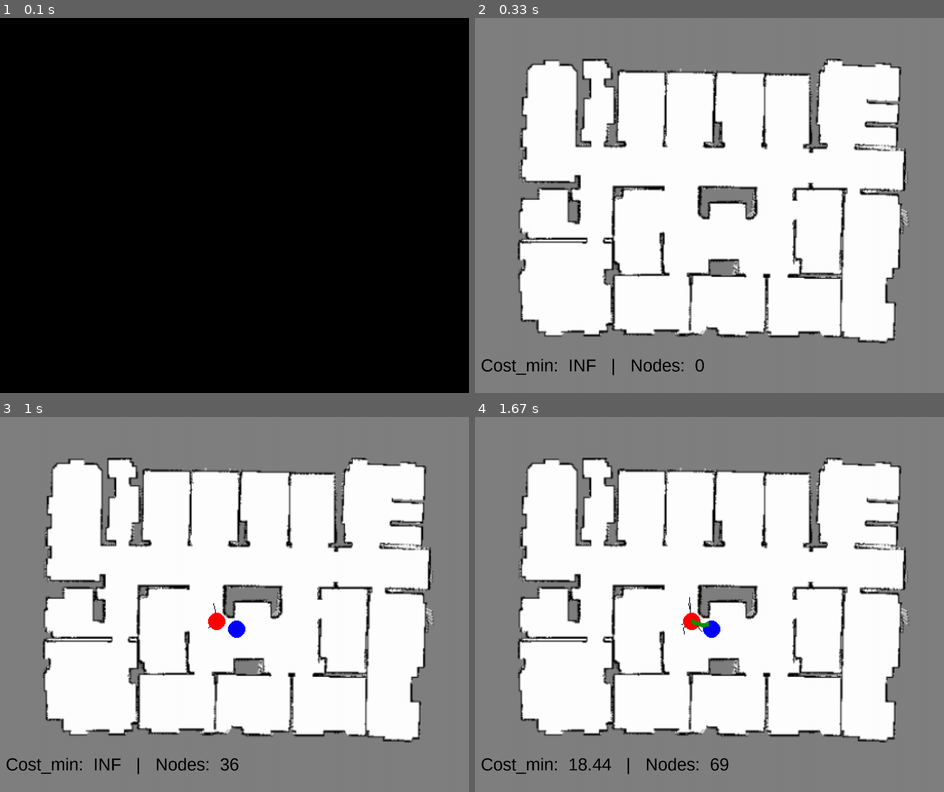
Above: before the commit, frames 1-4 (two rows, left to right).
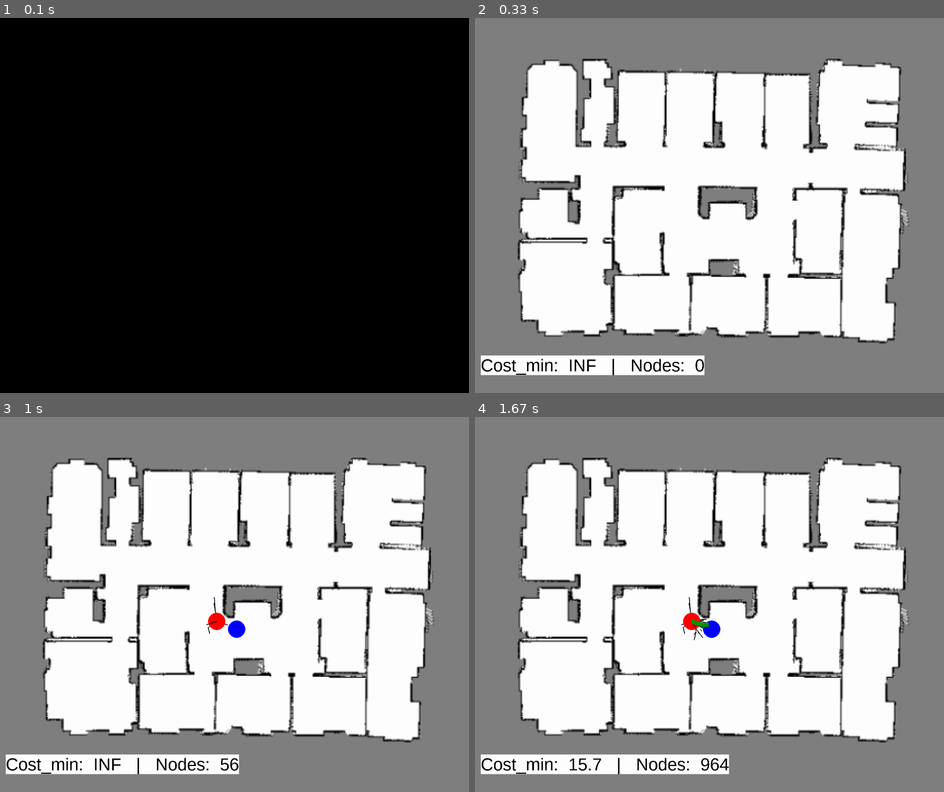
Above: after the commit, the same moments.

Repository: soraxas/sbp-env
Game: pygame game, started from rrtstar.py
Same seed, same stepped clock (60 frames per second), same inputs: the game is played once before the commit and once after it.
Inputs (mouse positions are in pixels of both pictures, inside the frame that each line leads up to):
- Up to frame 1 (0.1 s): no input
- Up to frame 2 (0.33 s): no input
- Up to frame 3 (1 s): click (215, 619) at 0.38 s; click (239, 630) at 0.72 s
- Up to frame 4 (1.67 s): no input

Frame 1 is identical in both runs. In frame 2, 2.2% of the frame differs, in the area x 1-49%, y 90-96%; in frame 3, 2.4%; in frame 4, 2.7%, in the area x 1-55%, y 48-96%.

Commit message:
High performance optimized

Diff:
--- a/checkCollision.py
+++ b/checkCollision.py
@@ -1,4 +1,62 @@
 import numpy as np
+
+def get_line(start, end):
+    """Bresenham's Line Algorithm
+    Produces a list of tuples from start and end
+
+    >>> points1 = get_line((0, 0), (3, 4))
+    >>> points2 = get_line((3, 4), (0, 0))
+    >>> assert(set(points1) == set(points2))
+    >>> print points1
+    [(0, 0), (1, 1), (1, 2), (2, 3), (3, 4)]
+    >>> print points2
+    [(3, 4), (2, 3), (1, 2), (1, 1), (0, 0)]
+    http://www.roguebasin.com/index.php?title=Bresenham%27s_Line_Algorithm
+    """
+    # Setup initial conditions
+    x1, y1 = start
+    x2, y2 = end
+    dx = x2 - x1
+    dy = y2 - y1
+
+    # Determine how steep the line is
+    is_steep = abs(dy) > abs(dx)
+
+    # Rotate line
+    if is_steep:
+        x1, y1 = y1, x1
+        x2, y2 = y2, x2
+
+    # Swap start and end points if necessary and store swap state
+    swapped = False
+    if x1 > x2:
+        x1, x2 = x2, x1
+        y1, y2 = y2, y1
+        swapped = True
+
+    # Recalculate differentials
+    dx = x2 - x1
+    dy = y2 - y1
+
+    # Calculate error
+    error = int(dx / 2.0)
+    ystep = 1 if y1 < y2 else -1
+
+    # Iterate over bounding box generating points between start and end
+    y = y1
+    points = []
+    for x in range(x1, x2 + 1):
+        coord = (y, x) if is_steep else (x, y)
+        points.append(coord)
+        error -= abs(dy)
+        if error < 0:
+            y += ystep
+            error += dx
+
+    # Reverse the list if the coordinates were swapped
+    if swapped:
+        points.reverse()
+    return points
 
 def lineGenerationAlgorithm(p1, p2):
     pixels = []
@@ -8,6 +66,8 @@
     # given 2 points, return a list that contain all pixel within the two point
     dx = p2[0] - p1[0]
     dy = p2[1] - p1[1]
+
+    dp = p2-p1
 
     if abs(dx) > abs(dy):
         steps = abs(dx)
@@ -29,7 +89,8 @@
 def checkIntersect(nodeA,nodeB,img):
     white = 255, 255, 255
     # get list of pixel between node A and B
-    pixels = lineGenerationAlgorithm(nodeA.pos, nodeB.pos)
+    # pixels = lineGenerationAlgorithm(nodeA.pos, nodeB.pos)
+    pixels = get_line(nodeA.pos.astype(int), nodeB.pos.astype(int))
 
     # check that all pixel are white (free space)
     for p in pixels:
--- a/rrtstar.py
+++ b/rrtstar.py
@@ -87,11 +87,11 @@
     for i in range(len(nodes)):
         p = nodes[i]
         if checkIntersect(p, newnode, img) and p != newnode.parent and dist(p.pos, newnode.pos) < RADIUS and newnode.cost + dist(p.pos, newnode.pos) < p.cost:
-            pygame.draw.line(screen, white, p.pos, p.parent.pos)
+            pygame.draw.line(screen, white, p.pos*SCALING, p.parent.pos*SCALING, SCALING)
             p.parent = newnode
             p.cost = newnode.cost + dist(p.pos, newnode.pos)
             nodes[i] = p
-            pygame.draw.line(screen, black, p.pos, newnode.pos)
+            pygame.draw.line(screen, black, p.pos*SCALING, newnode.pos*SCALING, SCALING)
     return nodes
 
 # to force drawSolutionPath only draw once for every new solution
@@ -109,7 +109,7 @@
         if dist(p.pos, goal.pos) < dist(nn.pos, goal.pos):
             nn = p
     while nn != start:
-        pygame.draw.line(screen, green, nn.pos, nn.parent.pos, 5)
+        pygame.draw.line(screen, green, nn.pos*SCALING, nn.parent.pos*SCALING, 5*SCALING)
         nn = nn.parent
 
 
@@ -162,7 +162,6 @@
     red = 255, 0, 0
     blue = 0, 0, 255
     # screen.fill(white)
-
     ################################################################################
     # text
     pygame.font.init()
@@ -175,10 +174,10 @@
     background = pygame.Surface( [XDIM, YDIM] )
     background.blit(img,(0,0))
     # resize background to match windows
-    background = pygame.transform.scale(background, (XDIM * SCALING, YDIM * SCALING))
+    background = pygame.transform.scale(background, [XDIM * SCALING, YDIM * SCALING])
     ################################################################################
     # path of RRT*
-    path_layers = pygame.Surface( [XDIM, YDIM] )
+    path_layers = pygame.Surface( [XDIM * SCALING, YDIM * SCALING] )
     path_layers.fill(ALPHA_CK)
     path_layers.set_colorkey(ALPHA_CK)
     # rescale to make it bigger
@@ -187,7 +186,7 @@
     path_layers_rescale.set_colorkey(ALPHA_CK)
     ################################################################################
     # layers to store the solution path
-    solution_path_screen = pygame.Surface( [XDIM, YDIM] )
+    solution_path_screen = pygame.Surface( [XDIM * SCALING, YDIM * SCALING] )
     solution_path_screen.fill(ALPHA_CK)
     solution_path_screen.set_colorkey(ALPHA_CK)
     # rescale to make it bigger
@@ -202,23 +201,28 @@
     num_nodes = 0
 
     def update():
-        pygame.transform.scale(path_layers, (XDIM * SCALING, YDIM * SCALING), path_layers_rescale)
-        pygame.transform.scale(solution_path_screen, (XDIM * SCALING, YDIM * SCALING), solution_path_screen_rescale)
-
-        window.blit(background,(0,0))
-        window.blit(path_layers_rescale,(0,0))
-        window.blit(solution_path_screen_rescale,(0,0))
-
-        if startPt is not None:
-            pygame.draw.circle(path_layers, red, startPt.pos, GOAL_RADIUS)
-        if goalPt is not None:
-            pygame.draw.circle(path_layers, blue, goalPt.pos, GOAL_RADIUS)
-
-        _cost = 'INF' if c_max == INFINITE else round(c_max, 2)
-        text = 'Cost_min:  {}   |   Nodes:  {}'.format(_cost, num_nodes)
-        window.blit(myfont.render(text, False, (0, 0, 0)), (20,YDIM * SCALING * 0.9))
-
-        pygame.display.update()
+        # pygame.transform.scale(path_layers, (XDIM * SCALING, YDIM * SCALING), path_layers_rescale)
+        # pygame.transform.scale(solution_path_screen, (XDIM * SCALING, YDIM * SCALING), solution_path_screen_rescale)
+
+        # limites the screen update
+        if num_nodes % 100 == 0:
+            window.blit(background,(0,0))
+
+        if num_nodes % 5 == 0:
+            window.blit(path_layers,(0,0))
+            window.blit(solution_path_screen,(0,0))
+
+            if startPt is not None:
+                pygame.draw.circle(path_layers, red, startPt.pos*SCALING, GOAL_RADIUS*SCALING)
+            if goalPt is not None:
+                pygame.draw.circle(path_layers, blue, goalPt.pos*SCALING, GOAL_RADIUS*SCALING)
+
+        if num_nodes % 2 == 0:
+            _cost = 'INF' if c_max == INFINITE else round(c_max, 2)
+            text = 'Cost_min:  {}   |   Nodes:  {}'.format(_cost, num_nodes)
+            window.blit(myfont.render(text, False, (0, 0, 0), (255,255,255)), (20,YDIM * SCALING * 0.9))
+
+            pygame.display.update()
 
     nodes = []
     ##################################################
@@ -274,7 +278,7 @@
             # newnode.parent = nn
 
             nodes.append(newnode)
-            pygame.draw.line(path_layers, black, nn.pos, newnode.pos)
+            pygame.draw.line(path_layers, black, nn.pos*SCALING, newnode.pos*SCALING, SCALING)
             nodes = reWire(nodes, newnode, pygame, path_layers)
             pygame.display.update()
 
